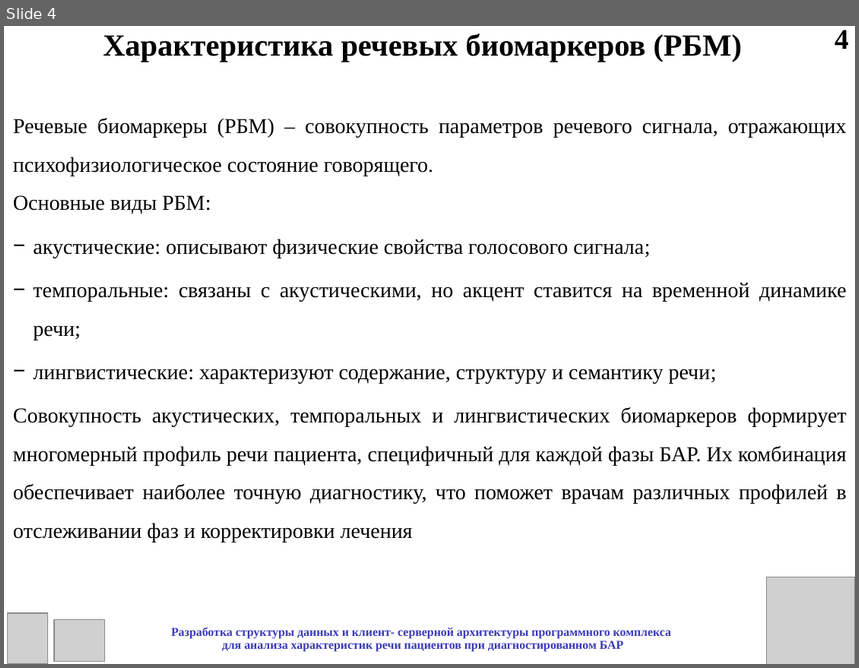
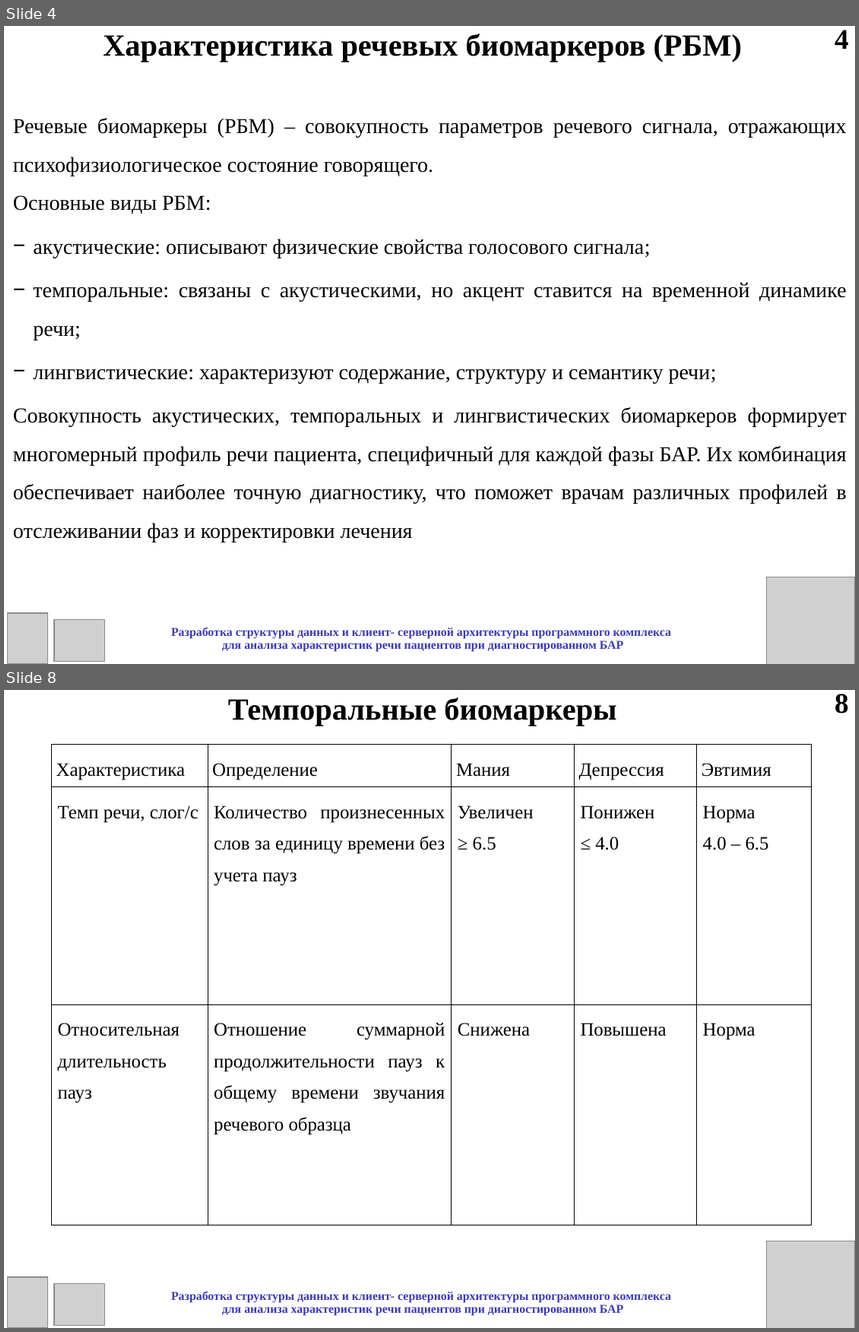
Before and after one commit to leysanSafina/BiomarkerAnalysis, a slide deck: Мониторинг биполярного расстройства/Практика/Сафина_практика_презентация.ppt. Shown one above the other, each under a label of ours: slide 4 before the commit, slides 4 and 8 after it; the slides between them are not shown. The pictures are 859x668 and 859x1332 pixels, drawn with LibreOffice and Linux fonts; fonts in the diff are those of the drawing; grey boxes stand for pictures. Boxes give left, top, right and bottom in pixels: in the first picture for what was removed or moved away, otherwise in the second. Text is boxed around its words. In the diff, an @@ line names an element or a change of style, - is before the commit and + after.

```diff
--- a/Мониторинг биполярного расстройства/Практика/Сафина_практика_презентация.ppt
+++ b/Мониторинг биполярного расстройства/Практика/Сафина_практика_презентация.ppt
@@ slide 8 added at [4, 690, 855, 1328], background #FFFFFF @@
@@ text added at [228, 698, 617, 726], 26 pt, text #000000, bold @@
+Темпоральные биомаркеры
@@ text added at [835, 694, 849, 714], 24 pt, text #000000, bold @@
+8
@@ table added at [52, 745, 812, 1217], 3 rows, 5 columns @@
+Характеристика | Определение | Мания | Депрессия | Эвтимия
+Темп речи, слог/с | Количество произнесенных слов за единицу времени без учета пауз | Увеличен / ≥ 6.5 | Понижен / ≤ 4.0 | Норма / 4.0 – 6.5
+Относительная длительность пауз | Отношение суммарной продолжительности пауз к общему времени звучания речевого образца | Снижена | Повышена | Норма
@@ picture added at [767, 1242, 855, 1328] @@
@@ picture added at [7, 1277, 47, 1328] @@
@@ picture added at [54, 1284, 104, 1326] @@
@@ text added at [171, 1291, 671, 1316], 10.2 pt, text #3A3AB9, bold @@
+Разработка структуры данных и клиент- серверной архитектуры программного комплекса
+для анализа характеристик речи пациентов при диагностированном БАР
```
Also in this commit, not shown: 13 slides changed, 6 other slides added, 8 other files.
